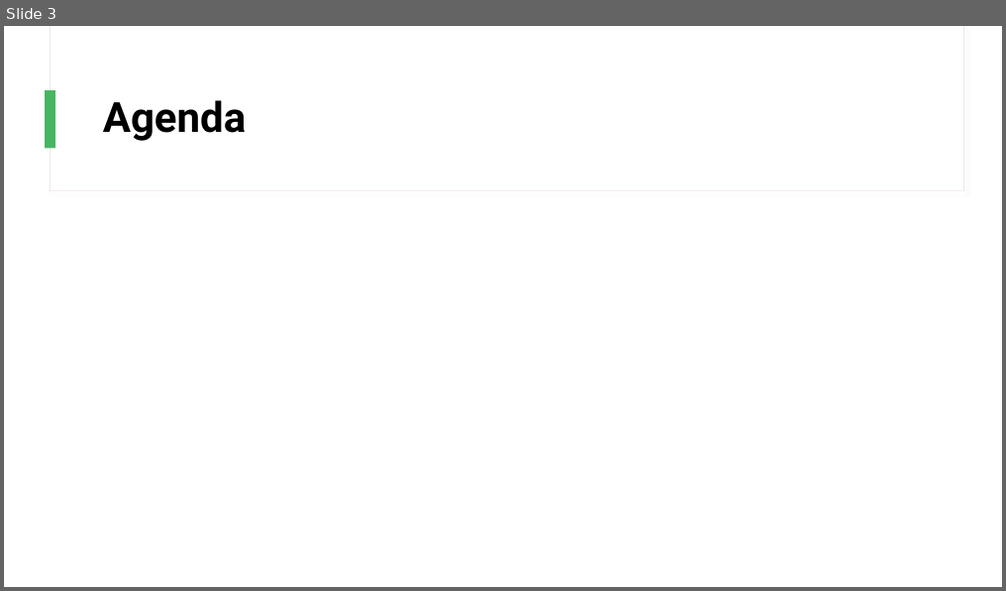
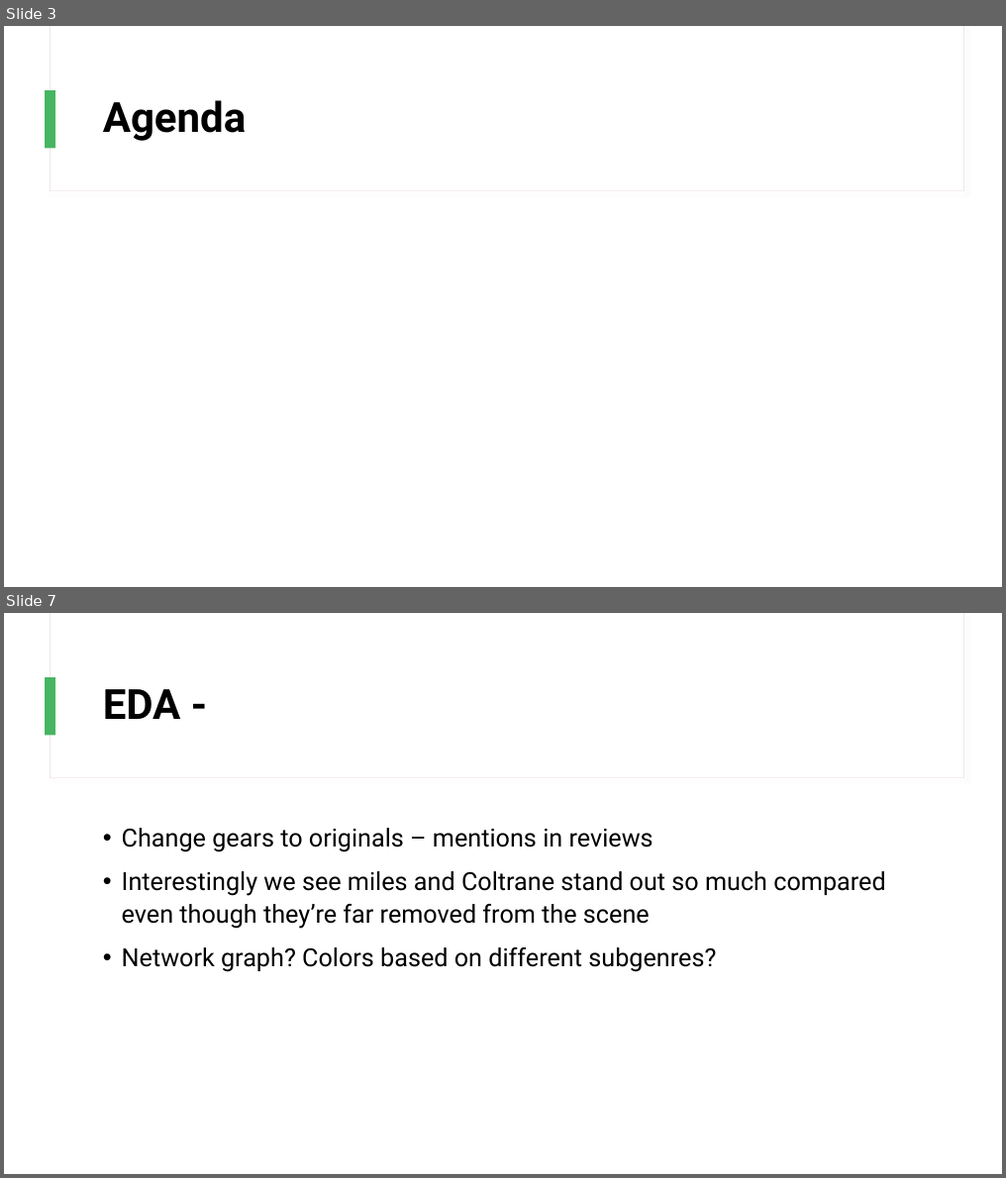
Before and after one commit to chan-chris/Metis_proj5, a slide deck: presentations/jazz_recs.pptx. Shown one above the other, each under a label of ours: slide 3 before the commit, slides 3 and 7 after it; the slides between them are not shown. The pictures are 1006x591 and 1006x1178 pixels, drawn with LibreOffice and Linux fonts; fonts in the diff are those of the drawing. Boxes give left, top, right and bottom in pixels: in the first picture for what was removed or moved away, otherwise in the second. Text is boxed around its words. In the diff, an @@ line names an element or a change of style, - is before the commit and + after.

Commit message:
updating with graphs

```diff
--- a/presentations/jazz_recs.pptx
+++ b/presentations/jazz_recs.pptx
@@ slide 7 added at (x1=4, y1=613, x2=1002, y2=1174), background #FFFFFF; not listed: 3 template elements that a slide beside it also shows @@
@@ title added at (x1=103, y1=689, x2=181, y2=719), 40 pt, text #000000, bold @@
+EDA -
@@ text added at (x1=122, y1=828, x2=885, y2=972), 24 pt, text #000000 @@
+• Change gears to originals – mentions in reviews
+• Interestingly we see miles and Coltrane stand out so much compared even though they’re far removed from the scene
+• Network graph? Colors based on different subgenres?
```
Also in this commit, not shown: 4 slides changed, 5 other slides added, 2 slides removed, 11 other files.
